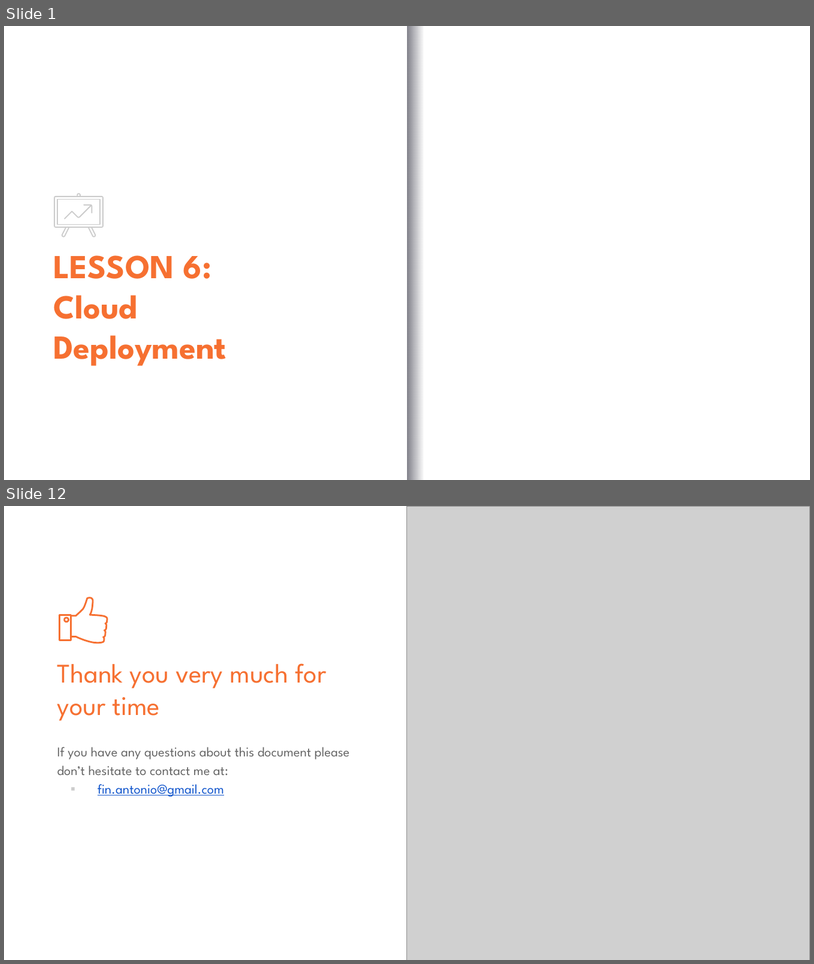
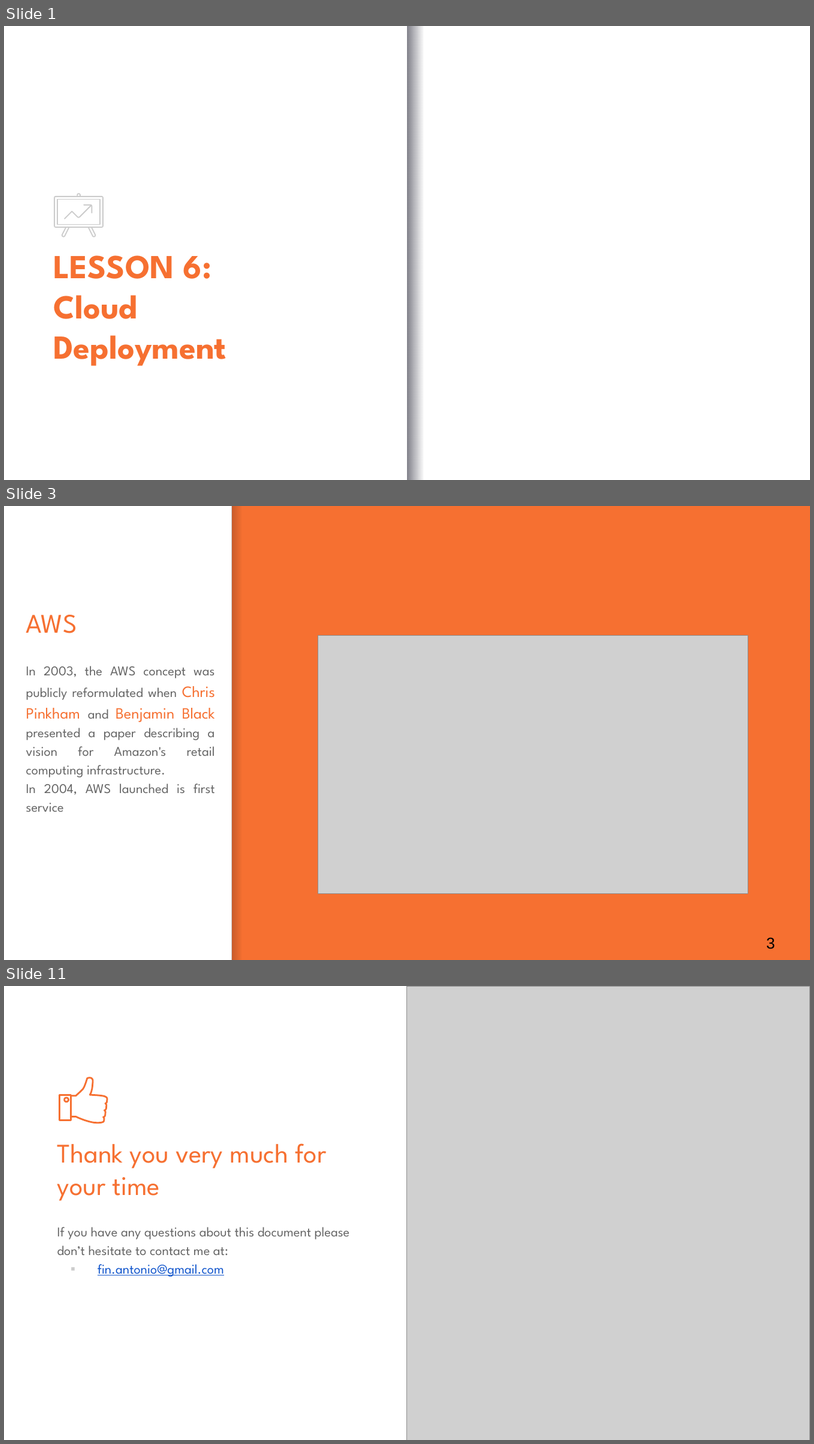
Before and after one commit to antfin/ComputerProgrammingBasic, a slide deck: lessons/Lesson_6.pptx. Shown one above the other, each under a label of ours: slides 1 and 12 before the commit, slides 1, 3 and 11 after it; the slides between them are not shown. The pictures are 814x964 and 814x1444 pixels, drawn with LibreOffice and Linux fonts; fonts in the diff are those of the drawing; grey boxes stand for pictures; background and template pictures are left out. Boxes give left, top, right and bottom in pixels: in the first picture for what was removed or moved away, otherwise in the second. Text is boxed around its words. In the diff, an @@ line names an element or a change of style, - is before the commit and + after.

```diff
--- a/lessons/Lesson_6.pptx
+++ b/lessons/Lesson_6.pptx
@@ slide 3 added at box(4, 506, 810, 960), background #F67031 @@
@@ rectangle added at box(4, 506, 232, 959), fill #FFFFFF @@
@@ rectangle added at box(232, 506, 242, 959), fill gradient #000014 @@
@@ text added at box(26, 615, 77, 633), 24 pt, text #F67031 @@
+AWS
@@ picture added at box(318, 635, 749, 893) @@
@@ text added at box(26, 666, 215, 811), 12 pt, text #666666 @@
+In 2003, the AWS concept was publicly reformulated when Chris Pinkham and Benjamin Black presented a paper describing a vision for Amazon's retail computing infrastructure.
+In 2004, AWS launched is first service
@@ page number added at box(767, 937, 776, 949), 14 pt, text #000000 @@
+3
@@ what was slide 12 is now slide 11 @@
```
Also in this commit, not shown: 2 slides changed, 6 other slides added, 8 slides removed, 4 other files.
